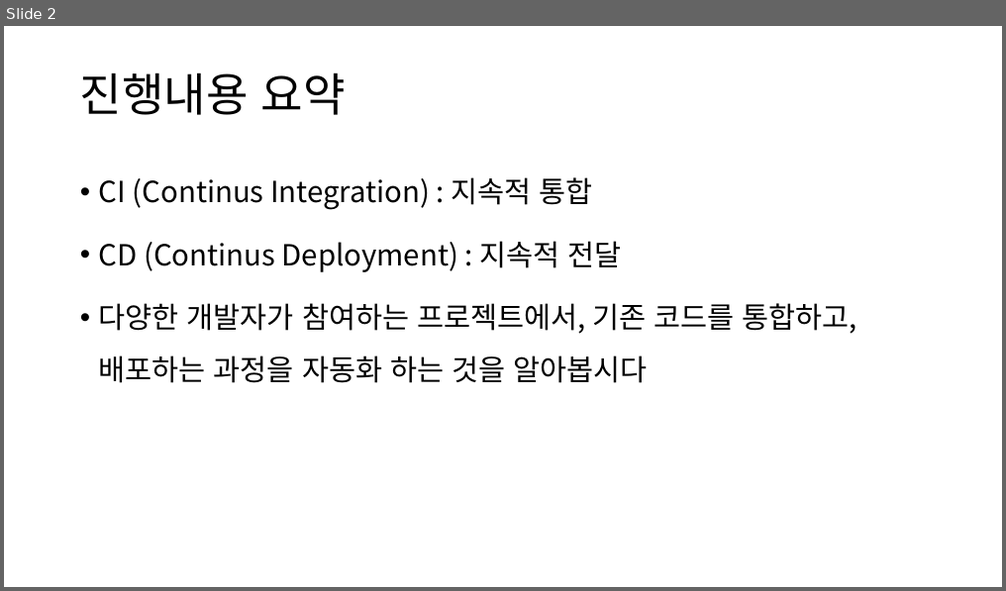
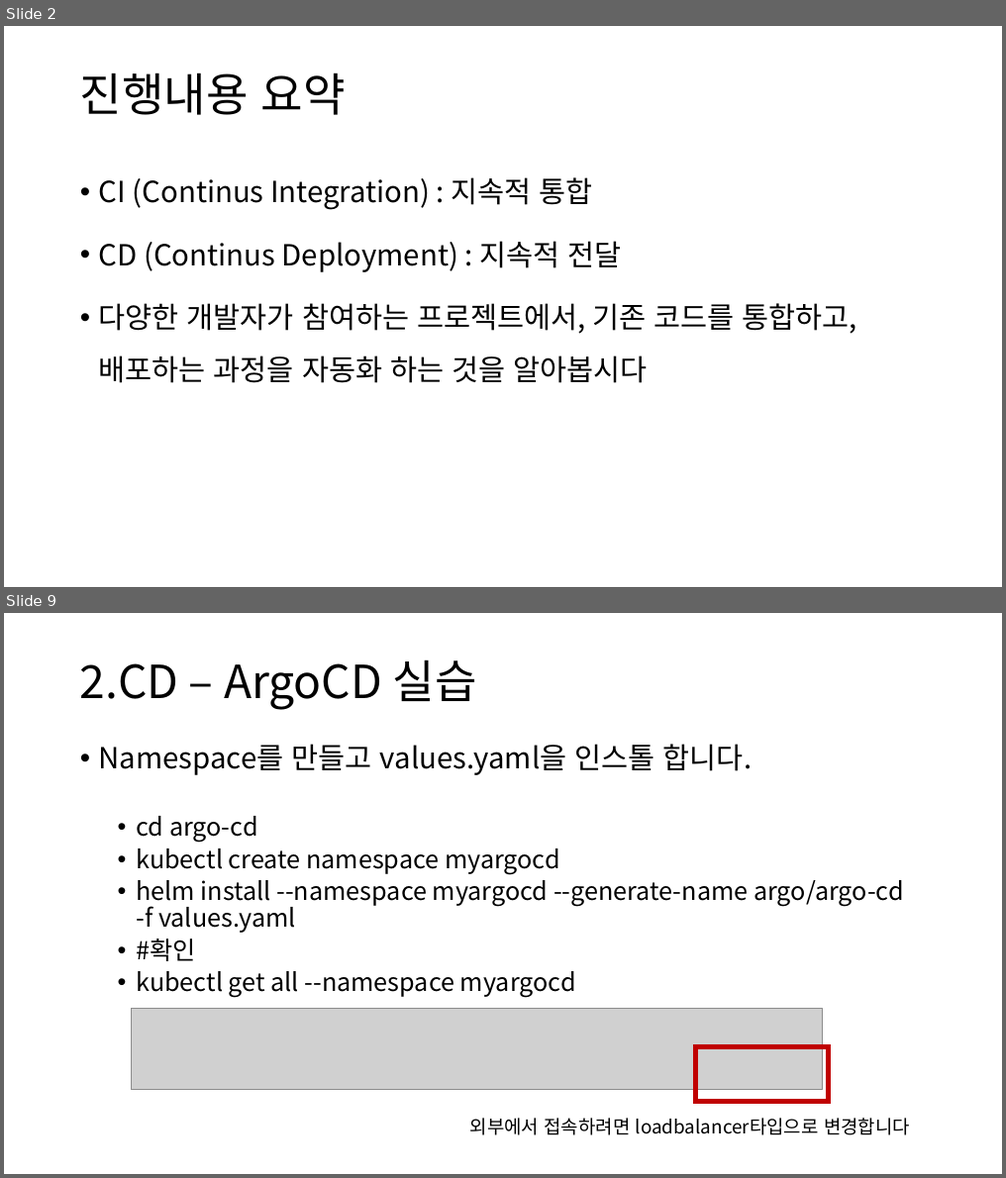
Before and after one commit to truthsj/ds4th_study, a slide deck: source/도커심화_한권으로_배우는_도커_&_쿠버네티스/ch11_깃허브 액션과 ArgoCD를 활용한 CICD.pptx. Shown one above the other, each under a label of ours: slide 2 before the commit, slides 2 and 9 after it; the slides between them are not shown. The pictures are 1006x591 and 1006x1178 pixels, drawn with LibreOffice and Linux fonts; fonts in the diff are those of the drawing; grey boxes stand for pictures. Boxes give left, top, right and bottom in pixels: in the first picture for what was removed or moved away, otherwise in the second. Text is boxed around its words. In the diff, an @@ line names an element or a change of style, - is before the commit and + after.

```diff
--- a/source/도커심화_한권으로_배우는_도커_&_쿠버네티스/ch11_깃허브 액션과 ArgoCD를 활용한 CICD.pptx
+++ b/source/도커심화_한권으로_배우는_도커_&_쿠버네티스/ch11_깃허브 액션과 ArgoCD를 활용한 CICD.pptx
@@ slide 9 added at box(4, 613, 1002, 1174), background #FFFFFF @@
@@ title added at box(80, 660, 477, 710), 44 pt, text #000000 @@
+2.CD – ArgoCD 실습
@@ text added at box(99, 744, 904, 998), 24 pt, text #000000 @@
+• Namespace를 만들고 values.yaml을 인스톨 합니다.
+  • cd argo-cd
+  • kubectl create namespace myargocd
+  • helm install --namespace myargocd --generate-name argo/argo-cd -f values.yaml
+  • #확인
+  • kubectl get all --namespace myargocd
@@ picture added at box(131, 1009, 823, 1090) @@
@@ rectangle added at box(696, 1048, 829, 1102), outline #C00000 4.5 pt @@
@@ text added at box(470, 1118, 910, 1136), 18 pt, text #000000 @@
+외부에서 접속하려면 loadbalancer타입으로 변경합니다
```
Also in this commit, not shown: 3 slides changed, 5 other slides added, 6 slides removed.
